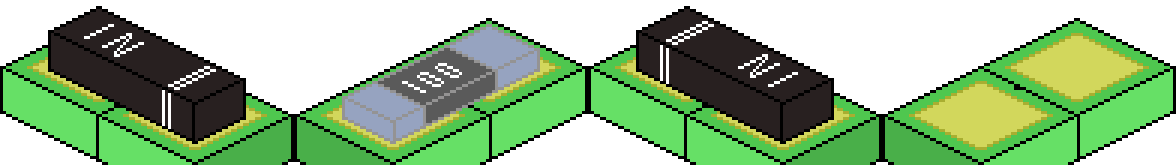
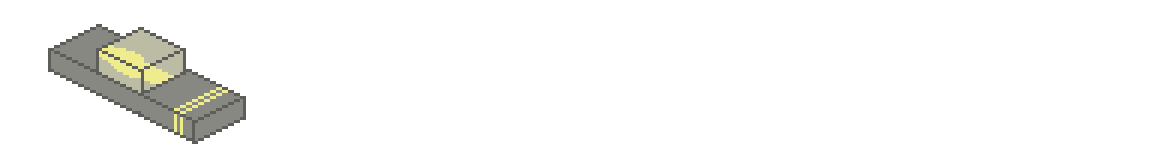
Layered file, before and after one edit (1176 × 165). Changes by layer:
added layer "led" above "diode. kopia" over 48, 24, 246, 144
hid "diode. kopia #1" over 636, 6, 834, 144
hid "diode" over 48, 6, 246, 144
hid "smd resistor2. kopia #1" over 342, 24, 540, 144
hid "smd resistor2. kopia" over 48, 24, 246, 144
hid "dioda smd. kopia" over 0, 18, 1176, 165
